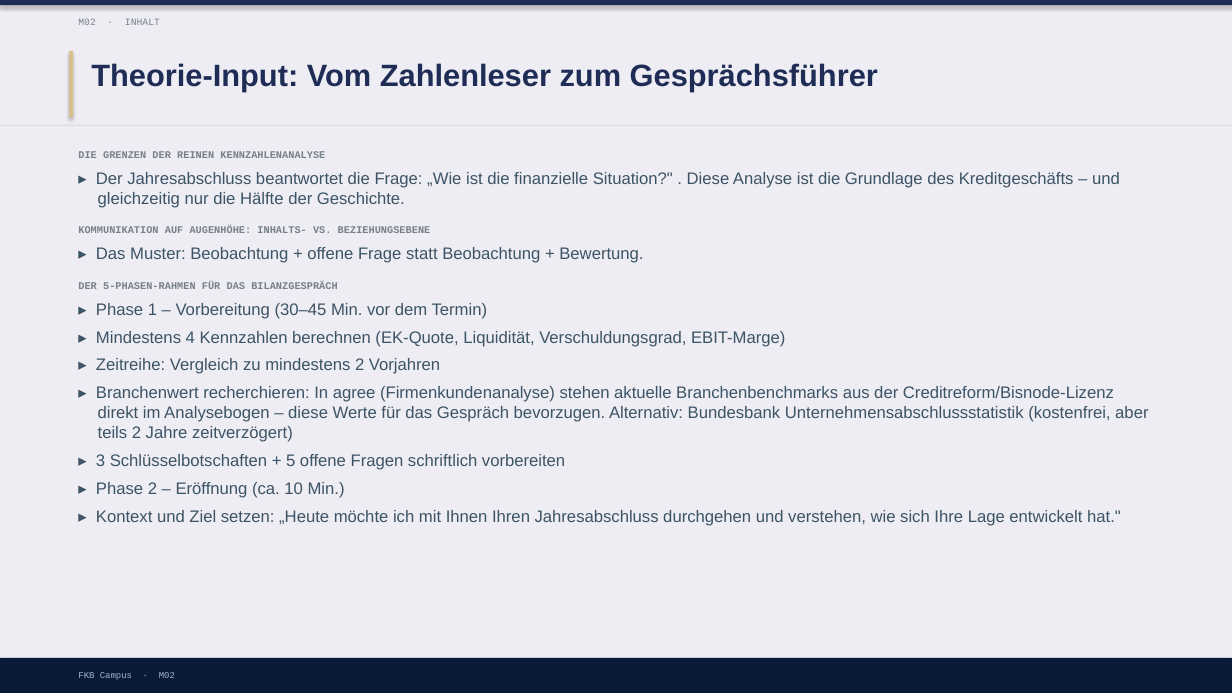
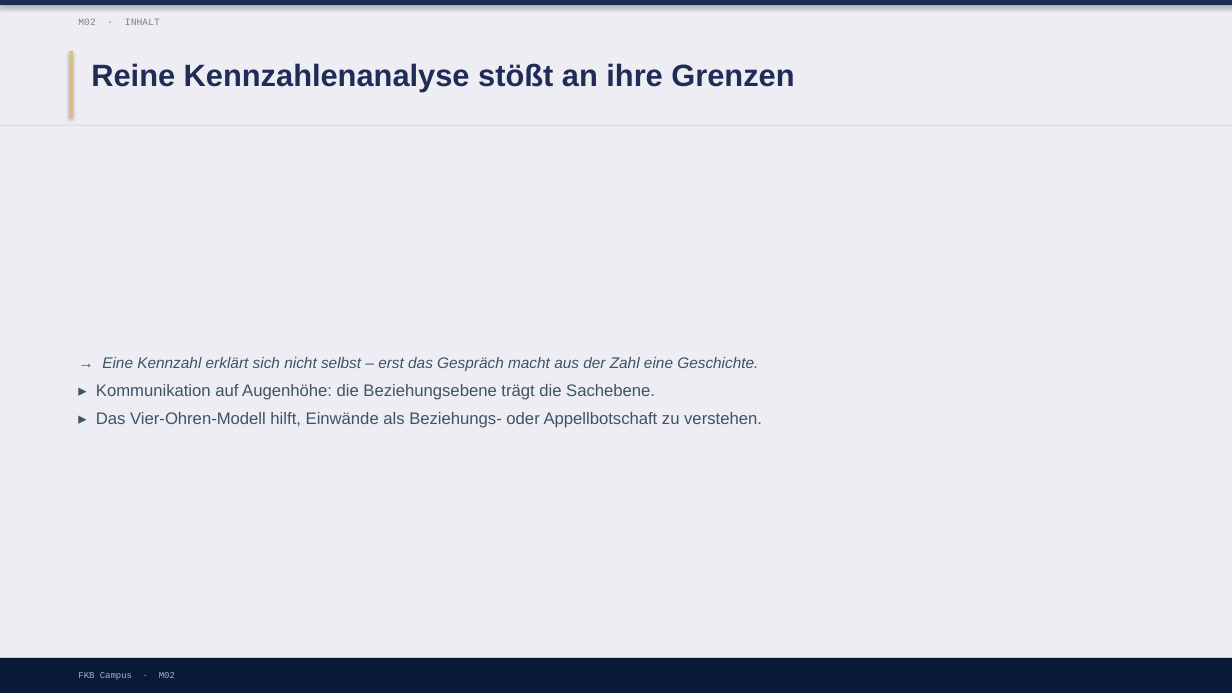
Before and after one commit to ck5rqc47pr-byte/firmenkundenakademie-online, a slide deck: slide 6 of protected-downloads/praesentation/M02.pptx (slide 5 before the commit). Drawn at 1232x693 pixels with LibreOffice and Linux fonts; fonts in the diff are those of the drawing. Boxes give left, top, right and bottom in pixels: in the first picture for what was removed or moved away, otherwise in the second. Text is boxed around its words. In the diff, an @@ line names an element or a change of style, - is before the commit and + after.

```diff
--- a/protected-downloads/praesentation/M02.pptx
+++ b/protected-downloads/praesentation/M02.pptx
@@ text at <box>91,63,794,91</box>: text changed @@
-Theorie-Input: Vom Zahlenleser zum Gesprächsführer
+Reine Kennzahlenanalyse stößt an ihre Grenzen
@@ text "→ Eine Kennzahl erklärt sich ..." at <box>96,357,762,428</box>: vertical alignment top to middle @@
@@ text at <box>96,357,762,428</box>: text changed @@
-DIE GRENZEN DER REINEN KENNZAHLENANALYSE
-▸ Der Jahresabschluss beantwortet die Frage: „Wie ist die finanzielle Situation?" . Diese Analyse ist die Grundlage des Kreditgeschäfts – und gleichzeitig nur die Hälfte der Geschichte.
-KOMMUNIKATION AUF AUGENHÖHE: INHALTS- VS. BEZIEHUNGSEBENE
-▸ Das Muster: Beobachtung + offene Frage statt Beobachtung + Bewertung.
-DER 5-PHASEN-RAHMEN FÜR DAS BILANZGESPRÄCH
-▸ Phase 1 – Vorbereitung (30–45 Min. vor dem Termin)
-▸ Mindestens 4 Kennzahlen berechnen (EK-Quote, Liquidität, Verschuldungsgrad, EBIT-Marge)
-▸ Zeitreihe: Vergleich zu mindestens 2 Vorjahren
-▸ Branchenwert recherchieren: In agree (Firmenkundenanalyse) stehen aktuelle Branchenbenchmarks aus der Creditreform/Bisnode-Lizenz direkt im Analysebogen – diese Werte für das Gespräch bevorzugen. Alternativ: Bundesbank Unternehmensabschlussstatistik (kostenfrei, aber teils 2 Jahre zeitverzögert)
-▸ 3 Schlüsselbotschaften + 5 offene Fragen schriftlich vorbereiten
-▸ Phase 2 – Eröffnung (ca. 10 Min.)
-▸ Kontext und Ziel setzen: „Heute möchte ich mit Ihnen Ihren Jahresabschluss durchgehen und verstehen, wie sich Ihre Lage entwickelt hat."
+→ Eine Kennzahl erklärt sich nicht selbst – erst das Gespräch macht aus der Zahl eine Geschichte.
+▸ Kommunikation auf Augenhöhe: die Beziehungsebene trägt die Sachebene.
+▸ Das Vier-Ohren-Modell hilft, Einwände als Beziehungs- oder Appellbotschaft zu verstehen.
```
Also in this commit, not shown: 2 other slides changed, 6 slides added, 5 slides removed, 1 other file.
